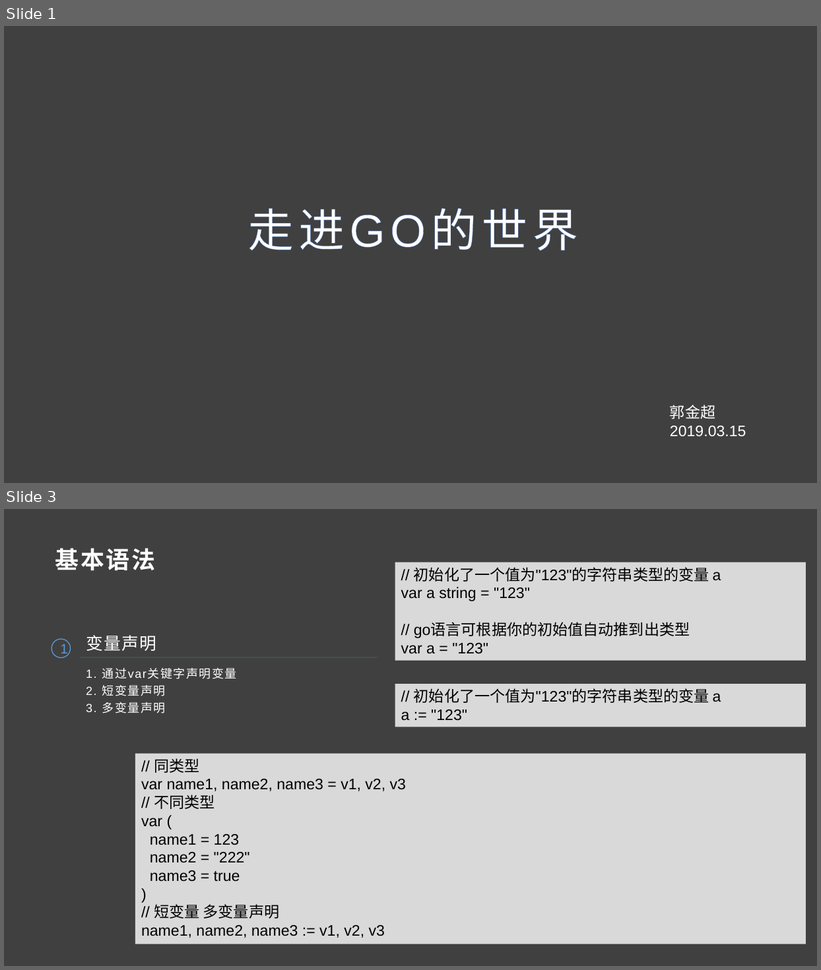
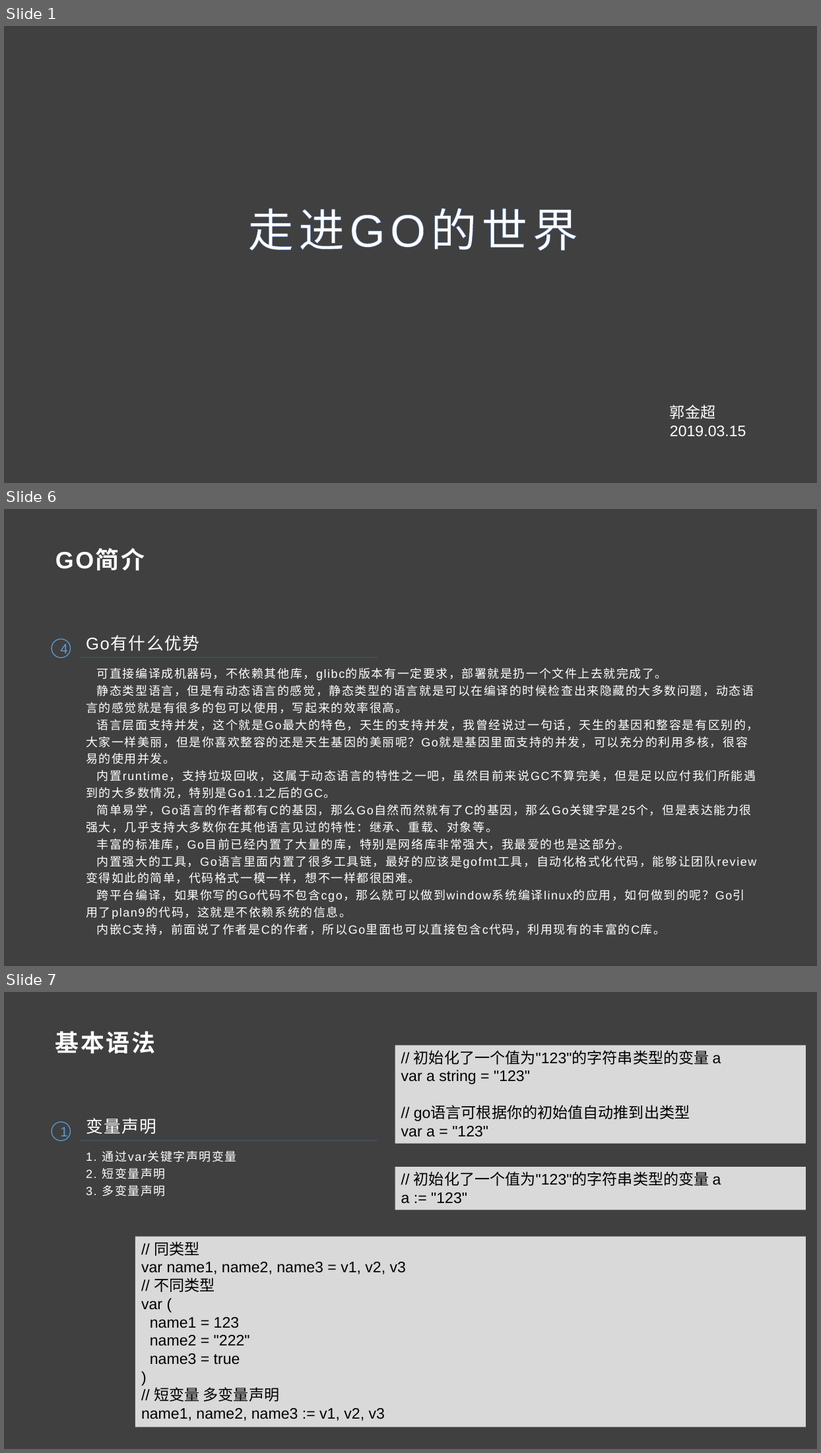
Before and after one commit to guojinchao/share, a slide deck: Gin框架与Pongo2模板语法搭建架构/走进GO的世界.pptx. Shown one above the other, each under a label of ours: slides 1 and 3 before the commit, slides 1, 6 and 7 after it; the slides between them are not shown. The pictures are 821x970 and 821x1453 pixels, drawn with LibreOffice and Linux fonts; fonts in the diff are those of the drawing. Boxes give left, top, right and bottom in pixels: in the first picture for what was removed or moved away, otherwise in the second. Text is boxed around its words. In the diff, an @@ line names an element or a change of style, - is before the commit and + after.

```diff
--- a/Gin框架与Pongo2模板语法搭建架构/走进GO的世界.pptx
+++ b/Gin框架与Pongo2模板语法搭建架构/走进GO的世界.pptx
@@ slide 6 added at (4, 509, 817, 966), background #404040 @@
@@ text added at (55, 550, 145, 571), 28 pt, text #FFFFFF, bold @@
+GO简介
@@ ellipse added at (52, 639, 71, 658), outline #5B9BD5 1 pt, 16 pt, text #5B9BD5 @@
+4
@@ text added at (86, 636, 199, 651), 20 pt, text #FFFFFF @@
+Go有什么优势
@@ line added from (81, 657) to (378, 657), #5B9BD5 0.5 pt @@
@@ text added at (86, 668, 759, 935), 14 pt, text #FFFFFF @@
+可直接编译成机器码，不依赖其他库，glibc的版本有一定要求，部署就是扔一个文件上去就完成了。
+静态类型语言，但是有动态语言的感觉，静态类型的语言就是可以在编译的时候检查出来隐藏的大多数问题，动态语言的感觉就是有很多的包可以使用，写起来的效率很高。
+语言层面支持并发，这个就是Go最大的特色，天生的支持并发，我曾经说过一句话，天生的基因和整容是有区别的，大家一样美丽，但是你喜欢整容的还是天生基因的美丽呢？Go就是基因里面支持的并发，可以充分的利用多核，很容易的使用并发。
+内置runtime，支持垃圾回收，这属于动态语言的特性之一吧，虽然目前来说GC不算完美，但是足以应付我们所能遇到的大多数情况，特别是Go1.1之后的GC。
+简单易学，Go语言的作者都有C的基因，那么Go自然而然就有了C的基因，那么Go关键字是25个，但是表达能力很强大，几乎支持大多数你在其他语言见过的特性：继承、重载、对象等。
+丰富的标准库，Go目前已经内置了大量的库，特别是网络库非常强大，我最爱的也是这部分。
+内置强大的工具，Go语言里面内置了很多工具链，最好的应该是gofmt工具，自动化格式化代码，能够让团队review变得如此的简单，代码格式一模一样，想不一样都很困难。
+跨平台编译，如果你写的Go代码不包含cgo，那么就可以做到window系统编译linux的应用，如何做到的呢？Go引用了plan9的代码，这就是不依赖系统的信息。
+内嵌C支持，前面说了作者是C的作者，所以Go里面也可以直接包含c代码，利用现有的丰富的C库。
@@ what was slide 3 is now slide 7 @@
```
Also in this commit, not shown: 1 slide changed, 3 other slides added, 5 slides removed.
